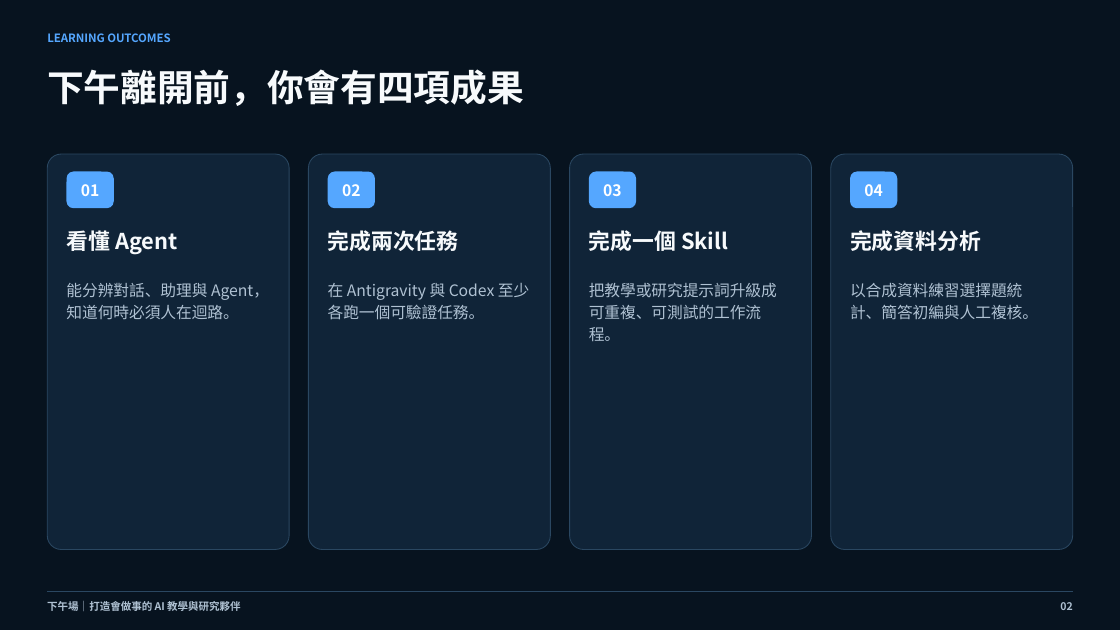
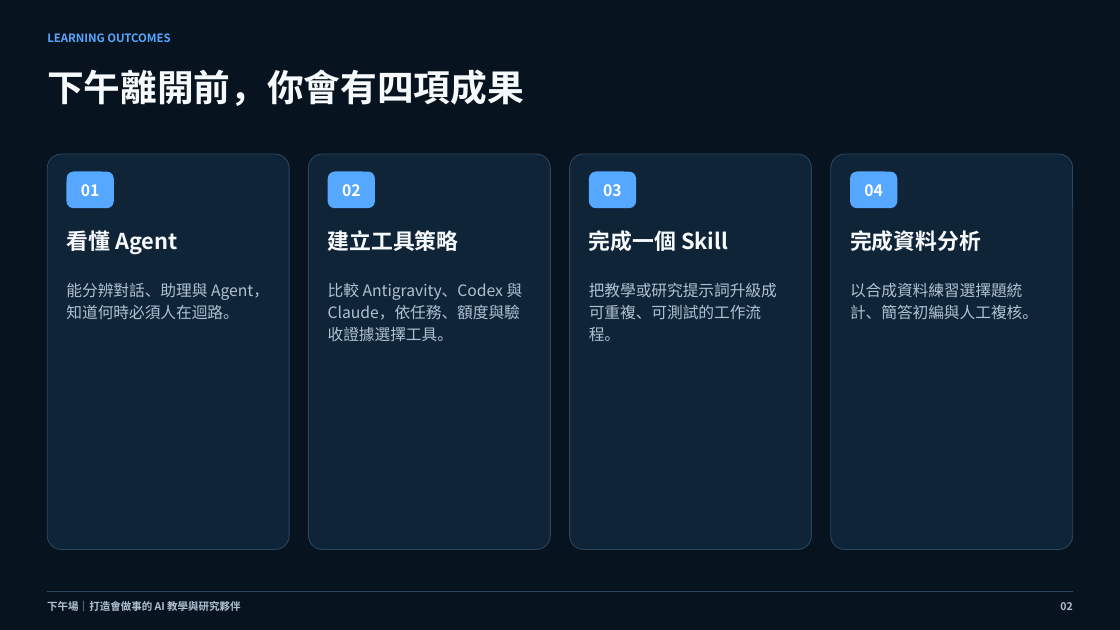
Before and after one commit to cagoooo/ncu-ai-agent-workshop-20260826, a slide deck: slide 2 of 01_簡報/下午場_打造會做事的AI教學與研究夥伴_資料分析實戰_20260826.pptx. Drawn at 1120x630 pixels with LibreOffice and Linux fonts; fonts in the diff are those of the drawing. Boxes give left, top, right and bottom in pixels: in the first picture for what was removed or moved away, otherwise in the second. Text is boxed around its words. In the diff, an @@ line names an element or a change of style, - is before the commit and + after.

Commit message:
🧠 補充 Claude Opus 5 可用性邊界並更新版本

```diff
--- a/01_簡報/下午場_打造會做事的AI教學與研究夥伴_資料分析實戰_20260826.pptx
+++ b/01_簡報/下午場_打造會做事的AI教學與研究夥伴_資料分析實戰_20260826.pptx
@@ text at (328,230,459,251): text changed @@
-完成兩次任務
+建立工具策略
@@ text at (328,283,523,342): text changed @@
-在 Antigravity 與 Codex 至少各跑一個可驗證任務。
+比較 Antigravity、Codex 與 Claude，依任務、額度與驗收證據選擇工具。
```
Also in this commit, not shown: 3 other slides changed, 1 slide added, 1 slide removed, 8 other files.
